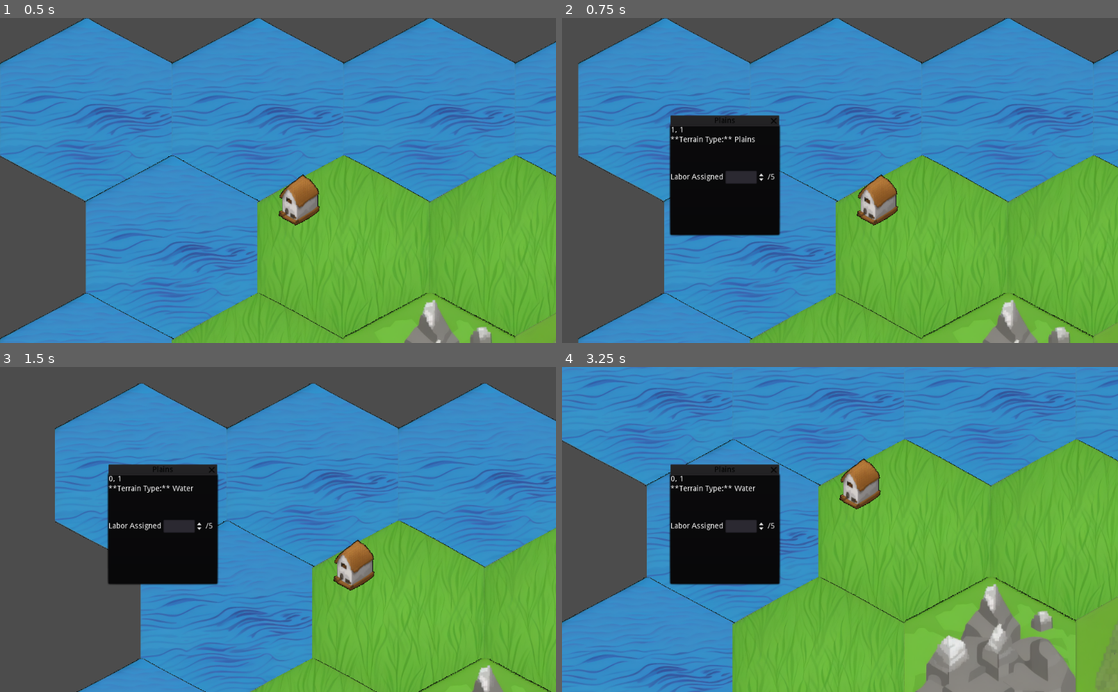
Above: before the commit, frames 1-4 (two rows, left to right).
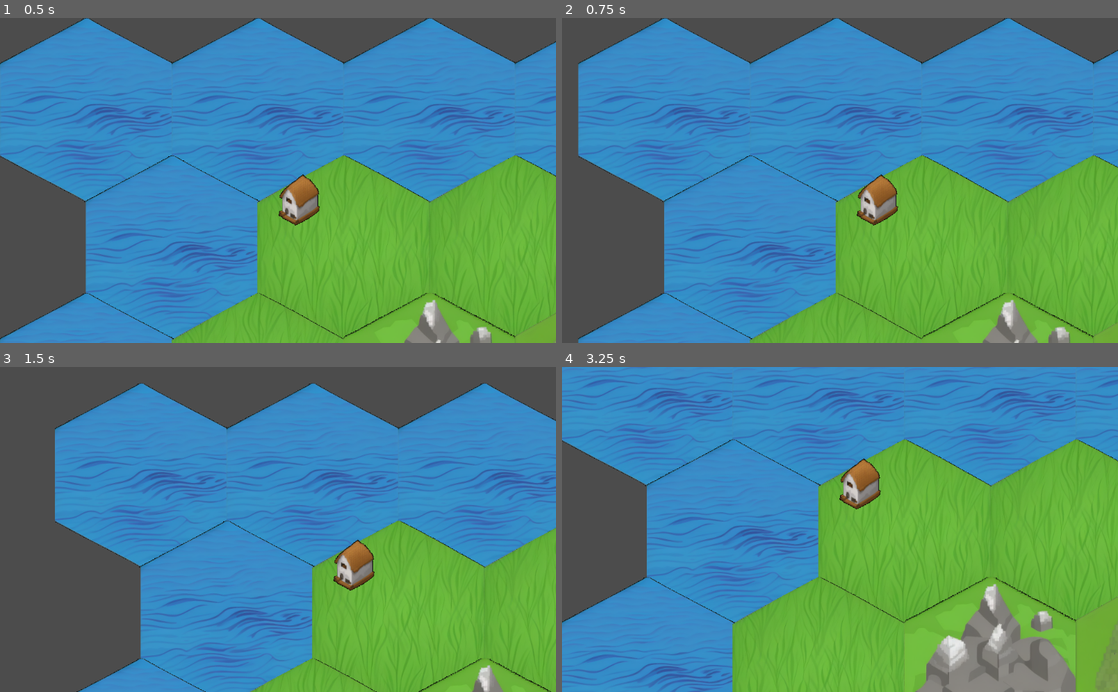
Above: after the commit, the same moments.

Repository: rantahar/city_states
Game: Godot game, scene res://hexmap.tscn
Two runs of this game, one before a commit and one after it. Both use one fixed random seed, a clock stepped at 60 frames per second and the inputs below. The project has no main scene, so this scene is started directly.
Inputs (mouse positions are in pixels of both pictures, inside the frame that each line leads up to):
- Up to frame 1 (0.5 s): no input
- Up to frame 2 (0.75 s): tap Enter at 0.5 s; move the mouse to (962, 164) at 0.52 s; hold Right (ui_right) from 0.53 s (still down); click (962, 164) at 0.67 s
- Up to frame 3 (1.5 s): release Right (ui_right) at 1.25 s; tap Space at 1.25 s; drag from (166, 545) to (250, 594) at 1.27 s
- Up to frame 4 (3.25 s): tap Enter at 2 s; move the mouse to (895, 458) at 2.02 s; hold Right (ui_right) 2.03-2.75 s; click (895, 458) at 2.17 s; tap Space at 2.75 s; drag from (812, 594) to (673, 480) at 2.77 s

Frame 1 is identical in both runs. In frame 2, 7.5% of the frame differs, in the area x 19-40%, y 29-68%; in frame 3, 7.4%; in frame 4, 7.5%.

Commit message:
Move clicking and moving the map to the same script

Diff:
--- a/Map.gd
+++ b/Map.gd
@@ -7,42 +7,47 @@
 var min_zoom = 0.5
 var max_zoom = 4.0
 var map_move_speed = 10
+var drag_threshold = 5  # How far the mouse must move to be considered a drag.
+var click_timer
+var mouse_start_pos
+var mouse_moved = false
 
 # Called when the node enters the scene tree for the first time.
 func _ready():
 	# This enables processing of mouse events.
 	set_process_input(true)
+	click_timer = Timer.new()
+	click_timer.wait_time = 0.2
+	click_timer.one_shot = true
+	add_child(click_timer)
+	click_timer.connect("timeout", self, "_on_click_timer_timeout")
 
 func _input(event):
 	# Check if left mouse button is clicked.
-	if event is InputEventMouseButton and event.button_index == BUTTON_LEFT and event.pressed:
-		# Get mouse position.
-		var mouse_pos = get_global_mouse_position() - game.position
-		# Convert to tile coordinates.
-		var tile_pos = $BaseMap.world_to_map(mouse_pos)
-		var clicked_tile = game.grid[tile_pos.x][tile_pos.y]
-
-		if clicked_tile:
-			var popup = get_node("/root/Game/UI/TilePopup")
-			popup.update_popup(clicked_tile)
-
 	if event is InputEventMouseButton:
 		var old_scale = self.scale.x
-		# dragging the map
-		if event.is_pressed() and event.button_index == BUTTON_LEFT:
-			drag_previous_position = event.position
-		elif not event.is_pressed() and event.button_index == BUTTON_LEFT:
-			drag_previous_position = Vector2()
-		# zooming
-		if event.is_pressed() and event.button_index == BUTTON_WHEEL_UP:
+		if event.button_index == BUTTON_LEFT:
+			if event.pressed:
+				# Get mouse position.
+				mouse_start_pos = event.position
+				mouse_moved = false
+				drag_previous_position = event.position
+				click_timer.start()
+			else:
+				click_timer.stop()
+				drag_previous_position = Vector2()
+				if not mouse_moved:
+					handle_tile_click(event)
+		elif event.button_index == BUTTON_WHEEL_UP:
 			self.scale.x = clamp(self.scale.x + zoom_speed, min_zoom, max_zoom)
 			self.scale.y = clamp(self.scale.y + zoom_speed, min_zoom, max_zoom)
-		elif event.is_pressed() and event.button_index == BUTTON_WHEEL_DOWN:
+		elif event.button_index == BUTTON_WHEEL_DOWN:
 			self.scale.x = clamp(self.scale.x - zoom_speed, min_zoom, max_zoom)
 			self.scale.y = clamp(self.scale.y - zoom_speed, min_zoom, max_zoom)
 		if old_scale != self.scale.x:
 			var mouse_pos = get_local_mouse_position()
 			self.position -= mouse_pos * (self.scale.x - old_scale)
+
 	elif event is InputEventMouseMotion and drag_previous_position != Vector2():
 		self.position -= drag_previous_position - event.position
 		drag_previous_position = event.position
@@ -58,3 +63,18 @@
 		direction.y += 1
 
 	self.position += direction.normalized() * map_move_speed
+
+
+func _on_click_timer_timeout():
+	# The mouse was held down long enough to be considered a drag.
+	mouse_moved = true
+
+func handle_tile_click(event):
+	var global_mouse_pos = get_global_mouse_position()
+	var adjusted_mouse_pos = global_mouse_pos - game.position
+	var tile_pos = $BaseMap.world_to_map(adjusted_mouse_pos)
+	var clicked_tile = game.grid[tile_pos.x][tile_pos.y]
+
+	if clicked_tile:
+		var popup = get_node("/root/Game/UI/TilePopup")
+		popup.update_popup(clicked_tile)
